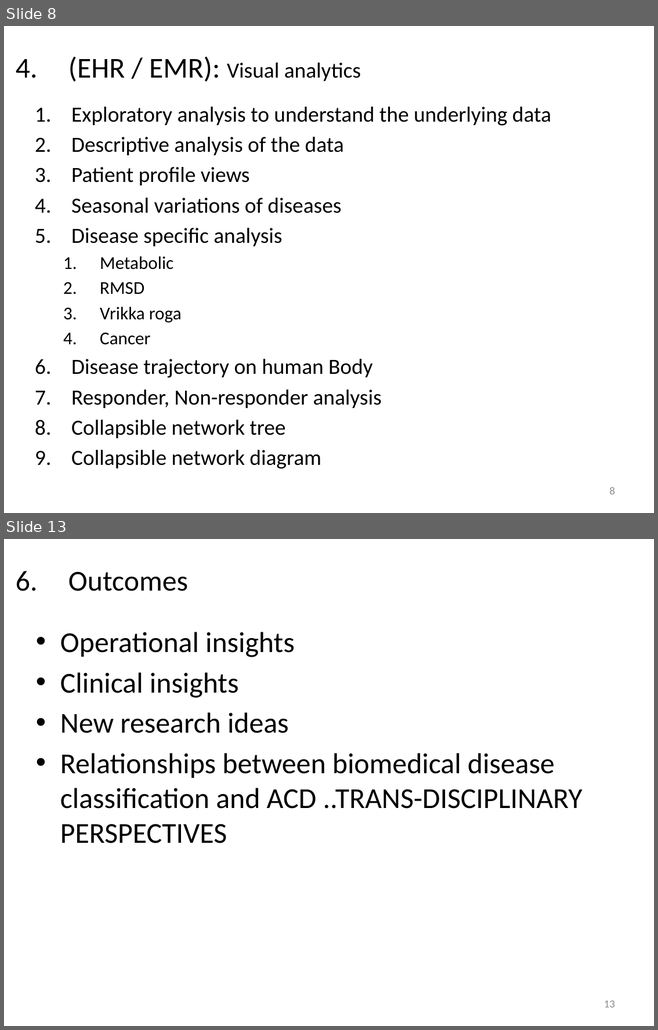
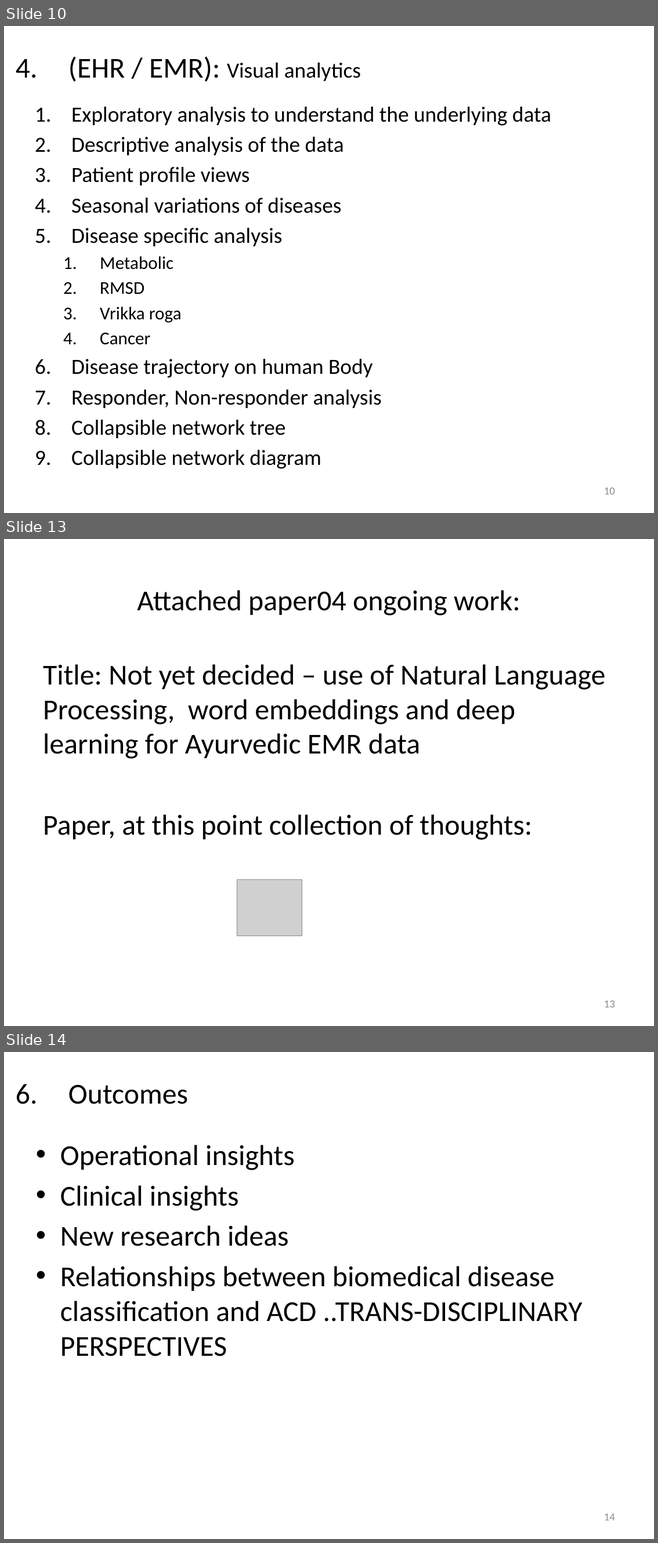
Before and after one commit to coursephd/PostgreSQL, a slide deck: thesis/ThesisPresentation V1.0-WorkingCopy.pptx. Shown one above the other, each under a label of ours: slides 8 and 13 before the commit, slides 10, 13 and 14 after it; the slides between them are not shown. The pictures are 658x1030 and 658x1543 pixels, drawn with LibreOffice and Linux fonts; fonts in the diff are those of the drawing; grey boxes stand for pictures; background and template pictures are left out. Boxes give left, top, right and bottom in pixels: in the first picture for what was removed or moved away, otherwise in the second. Text is boxed around its words. In the diff, an @@ line names an element or a change of style, - is before the commit and + after.

```diff
--- a/thesis/ThesisPresentation V1.0-WorkingCopy.pptx
+++ b/thesis/ThesisPresentation V1.0-WorkingCopy.pptx
@@ slide 13 added at (4,539,654,1026), background #FFFFFF @@
@@ title added at (137,590,520,616), 32 pt, text #000000 @@
+Attached paper04 ongoing work:
@@ text added at (43,664,605,840), 32 pt, text #000000 @@
+Title: Not yet decided – use of Natural Language Processing, word embeddings and deep learning for Ayurvedic EMR data
+Paper, at this point collection of thoughts:
@@ picture added at (237,880,302,936) @@
@@ page number added at (604,1001,615,1008), 12 pt, text #8C8C8C @@
+13
@@ what was slide 8 is now slide 10 @@
@@ page number at (604,488,615,495): text changed @@
-8
+10
@@ what was slide 13 is now slide 14 @@
@@ page number at (604,1514,615,1521): text changed @@
-13
+14
```
Also in this commit, not shown: 4 slides changed, 3 other slides added, 3 slides removed.
